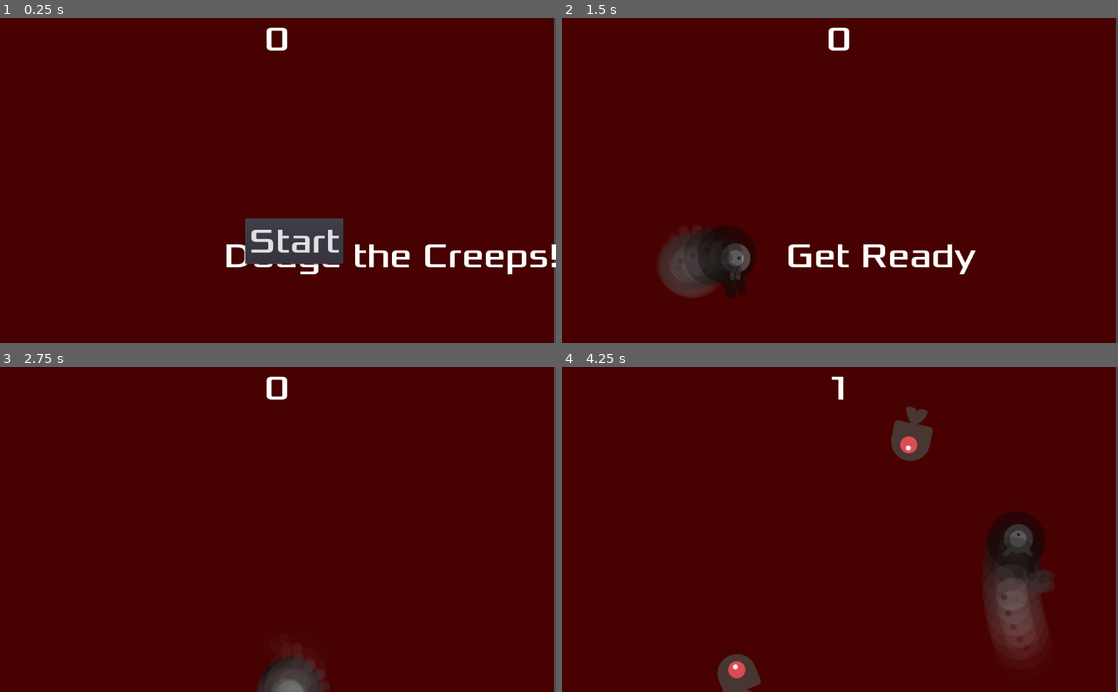
Above: before the commit, frames 1-4 (two rows, left to right).
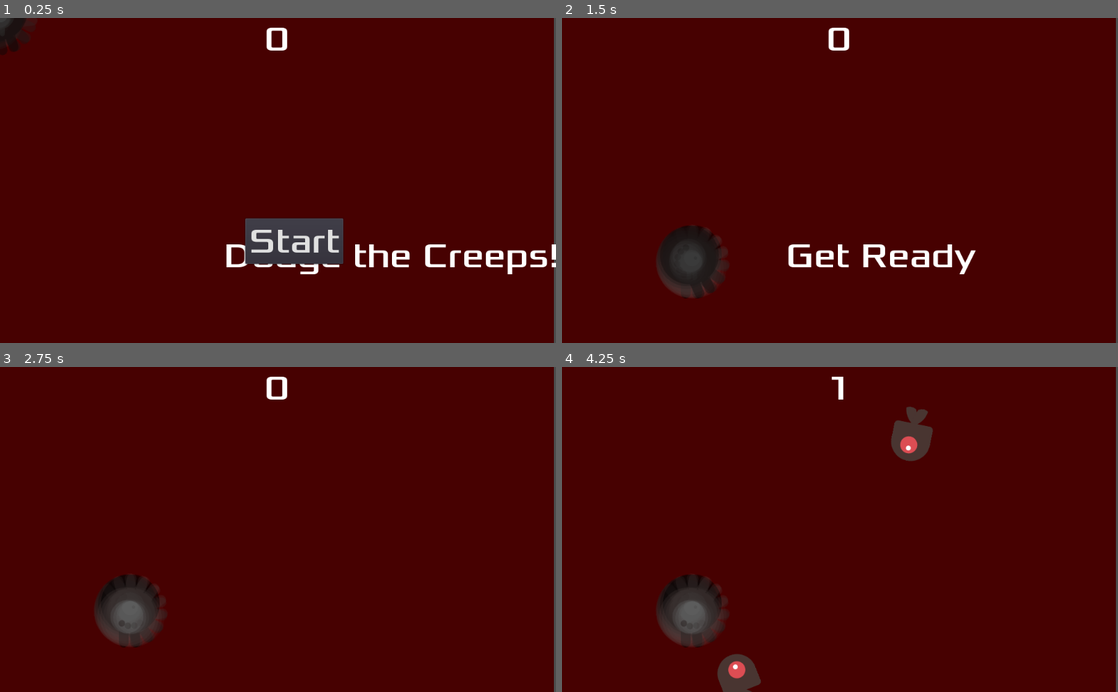
Above: after the commit, the same moments.

Repository: cpoll/godot-tutorial
Game: Godot game, scene res://Main.tscn
Same seed, same stepped clock (60 frames per second), same inputs: the game is played once before the commit and once after it.
Inputs:
- Up to frame 1 (0.25 s): no input
- Up to frame 2 (1.5 s): click "Start" at 0.5 s; hold Right (ui_right) from 1.28 s (still down)
- Up to frame 3 (2.75 s): release Right (ui_right) at 2.03 s; hold Down (ui_down) from 2.03 s (still down)
- Up to frame 4 (4.25 s): release Down (ui_down) at 2.78 s; hold Right (ui_right) 2.78-3.53 s; hold Up (ui_up) from 3.53 s (still down)

The runs differ from the first frame. In frame 1, 0.4% of the frame differs, in the area x 0-6%, y 0-12%; in frame 2, 1.9%; in frame 3, 3.2%; in frame 4, 6.2%, in the area x 17-89%, y 44-90%.

Commit message:
add xbox controller support

Diff:
--- a/Main.tscn
+++ b/Main.tscn
@@ -14,7 +14,7 @@
 "points": PoolVector2Array( 0, 0, 0, 0, 0, 10, 0, 0, 0, 0, 1030, 10, 0, 0, 0, 0, 1030, 610, 0, 0, 0, 0, 0, 620, 0, 0, 0, 0, 0, 10 )
 }
 
-[node name="Main" type="Node"]
+[node name="Main" type="Node" index="0"]
 
 script = ExtResource( 1 )
 Mob = ExtResource( 2 )
--- a/Player.gd
+++ b/Player.gd
@@ -3,6 +3,9 @@
 signal hit
 
 export (int) var SPEED
+var CONTROLLER_NUMBER = 0
+var LEFT_ANALOG_DEADZONE = 0.25
+
 var screensize
 
 func start(pos):
@@ -12,20 +15,14 @@
 
 func _ready():
     screensize = get_viewport_rect().size
-    hide()
+    # hide()
 
 func _process(delta):
-    var velocity = Vector2() # the player's movement vector
+    var velocity = Vector2(
+        Input.get_joy_axis(CONTROLLER_NUMBER, JOY_AXIS_0),
+        Input.get_joy_axis(CONTROLLER_NUMBER, JOY_AXIS_1))
 
-    if Input.is_action_pressed("ui_right"):
-        velocity.x += 1
-    if Input.is_action_pressed("ui_left"):
-        velocity.x -= 1
-    if Input.is_action_pressed("ui_down"):
-        velocity.y += 1
-    if Input.is_action_pressed("ui_up"):
-        velocity.y -= 1
-    if velocity.length() > 0:
+    if velocity.length() > LEFT_ANALOG_DEADZONE:
         velocity = velocity.normalized() * SPEED
         $AnimatedSprite.play()
     else:
